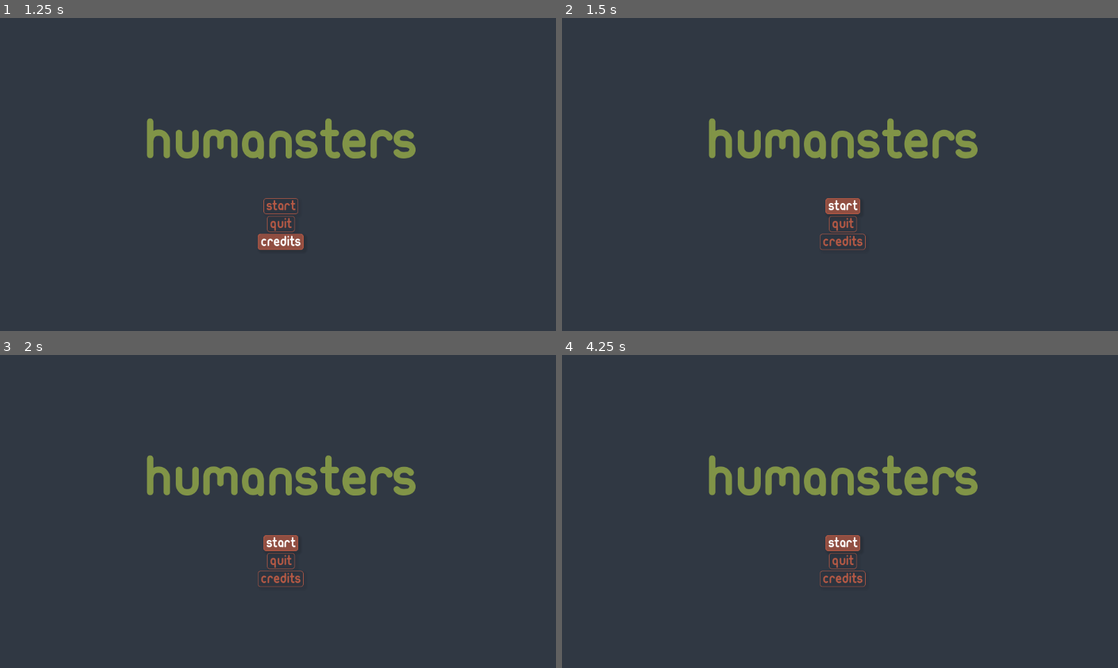
Above: before the commit, frames 1-4 (two rows, left to right).
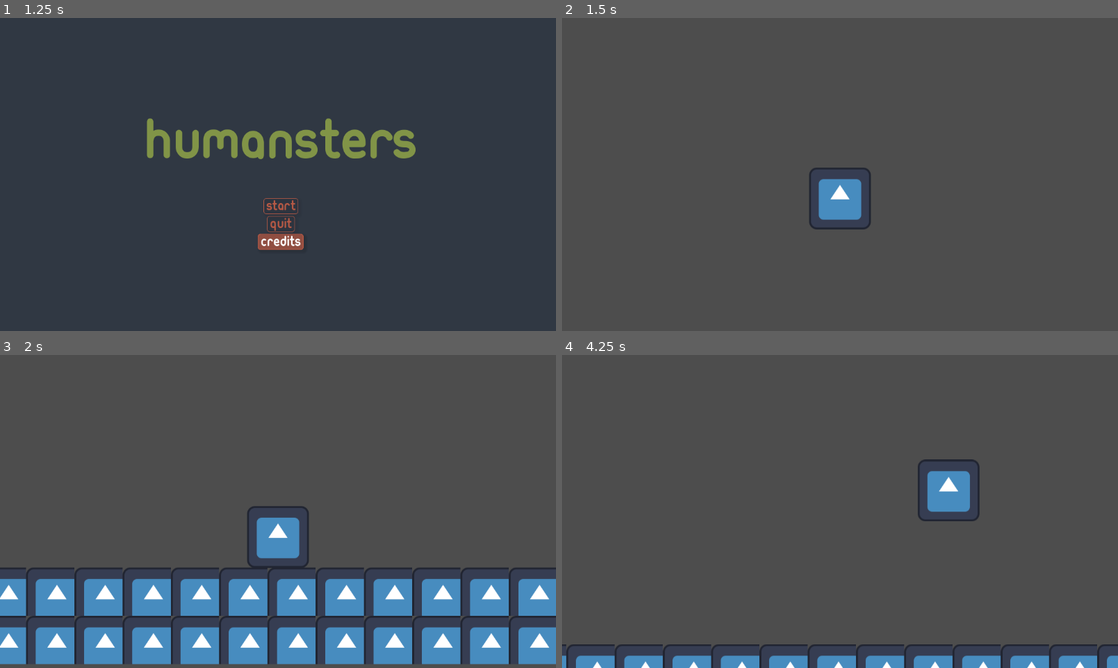
Above: after the commit, the same moments.

Repository: PingGames/GMTK-2023
Game: Godot game, scene res://scenes/welcome-screen.tscn
The game is run twice, just before and just after one commit, with the same random seed, the same clock (stepped at 60 frames per second) and the same inputs. The engine's default icon, where the game draws it, is replaced by a stand-in: a white triangle on a blue panel in a dark square.
Inputs (mouse positions are in pixels of both pictures, inside the frame that each line leads up to):
- Up to frame 1 (1.25 s): click "Credits" at 0.5 s
- Up to frame 2 (1.5 s): click "Start" at 1.25 s
- Up to frame 3 (2 s): no input
- Up to frame 4 (4.25 s): click (845, 542) at 2 s, where only the run before the commit has a clickable "Start"; hold Right (move_right) from 2.78 s (still down); tap Space (jump) at 3.02, 3.77 s

Frame 1 is identical in both runs. In frame 2, 99% of the frame differs, in the area x 0-100%, y 0-100%; in frame 3, 87%; in frame 4, 94%.

Commit message:
Add callbacks for buttons on welcome screen

Diff:
--- a/src/scenes/welcome-screen.tscn
+++ b/src/scenes/welcome-screen.tscn
@@ -1,6 +1,7 @@
-[gd_scene load_steps=6 format=3 uid="uid://bujo6ub518osc"]
+[gd_scene load_steps=7 format=3 uid="uid://bujo6ub518osc"]
 
 [ext_resource type="FontFile" uid="uid://cywlilm2g8ve0" path="res://fonts/ubuntu-title/ubuntu-title.ttf" id="1_cmlqc"]
+[ext_resource type="Script" path="res://scripts/welcome-screen.gd" id="1_p4mch"]
 [ext_resource type="StyleBox" uid="uid://bjnrrttliskwu" path="res://styles/button-normal.tres" id="2_uqn82"]
 [ext_resource type="StyleBox" uid="uid://ctjojhhv3g87d" path="res://styles/button-hover.tres" id="3_h4hl2"]
 [ext_resource type="StyleBox" uid="uid://bq7if880pxh6l" path="res://styles/button-pressed.tres" id="4_e0c3e"]
@@ -9,6 +10,7 @@
 default_font = ExtResource("1_cmlqc")
 
 [node name="WelcomeScreen" type="Node2D"]
+script = ExtResource("1_p4mch")
 
 [node name="Background" type="ColorRect" parent="."]
 offset_right = 1163.0
@@ -91,3 +93,7 @@
 theme_override_styles/pressed = ExtResource("4_e0c3e")
 theme_override_styles/focus = ExtResource("3_h4hl2")
 text = "Credits"
+
+[connection signal="pressed" from="Container/VBoxContainer/ButtonGroup/StartButton" to="." method="_on_start_button_pressed"]
+[connection signal="pressed" from="Container/VBoxContainer/ButtonGroup/QuitButton" to="." method="_on_quit_button_pressed"]
+[connection signal="pressed" from="Container/VBoxContainer/ButtonGroup/CreditsButton" to="." method="_on_credits_button_pressed"]
--- /dev/null
+++ b/src/scripts/welcome-screen.gd
@@ -0,0 +1,14 @@
+extends Node2D
+
+
+func _on_start_button_pressed():
+	get_tree().change_scene_to_file("res://scenes/level.tscn")
+
+
+func _on_quit_button_pressed():
+	get_tree().quit()
+
+
+func _on_credits_button_pressed():
+	# TODO: Add this scene
+	pass
